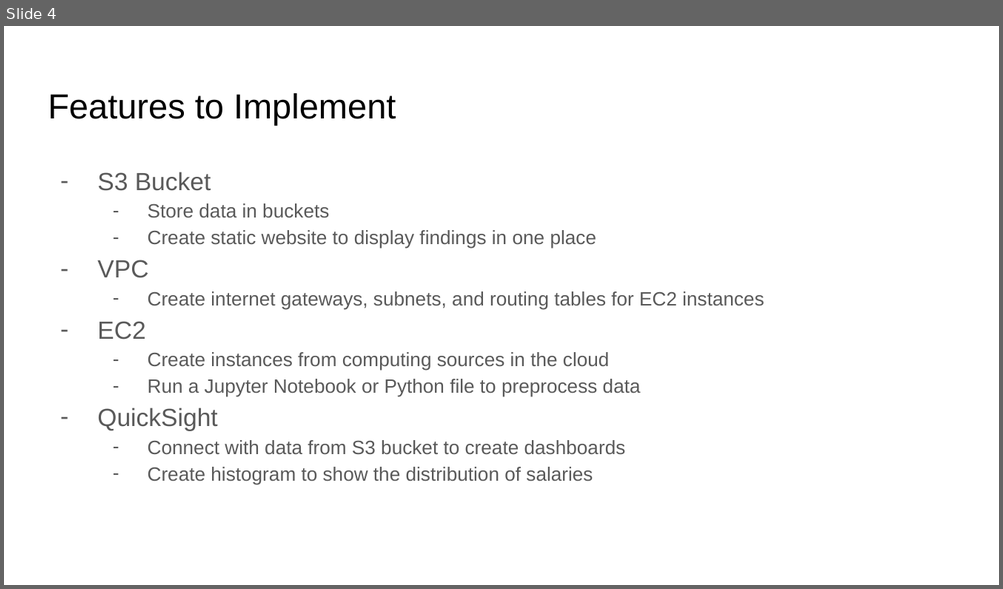
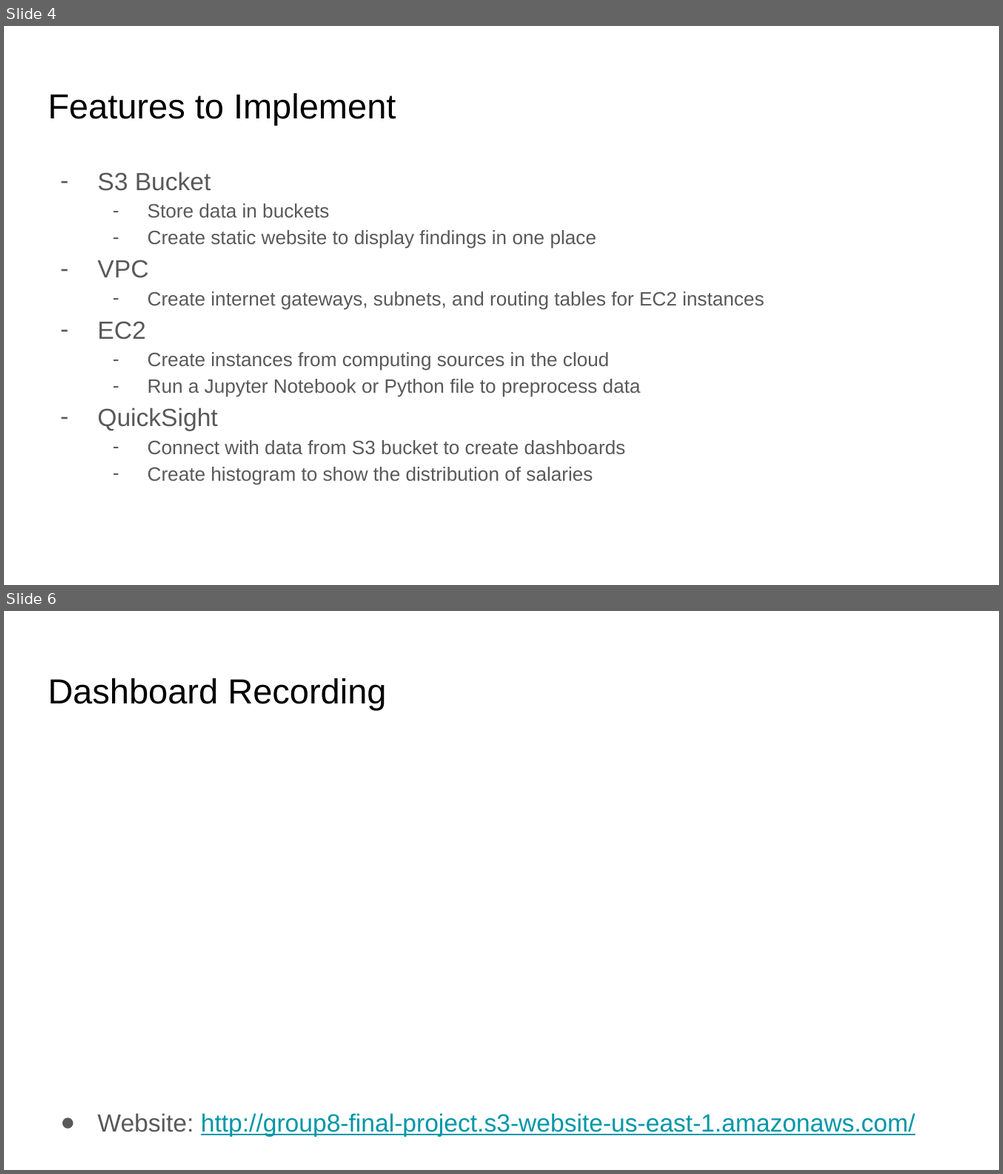
Before and after one commit to JupiK9/SP25-CC-group8, a slide deck: Cloud Computing Presentation.pptx. Shown one above the other, each under a label of ours: slide 4 before the commit, slides 4 and 6 after it; the slides between them are not shown. The pictures are 1003x589 and 1003x1174 pixels, drawn with LibreOffice and Linux fonts; fonts in the diff are those of the drawing; background and template pictures are left out. Boxes give left, top, right and bottom in pixels: in the first picture for what was removed or moved away, otherwise in the second. Text is boxed around its words. In the diff, an @@ line names an element or a change of style, - is before the commit and + after.

```diff
--- a/Cloud Computing Presentation.pptx
+++ b/Cloud Computing Presentation.pptx
@@ slide 6 added at [4,611,999,1170], background #FFFFFF @@
@@ title added at [48,678,386,710], 25.2 pt, text #000000 @@
+Dashboard Recording
@@ text added at [97,1113,915,1136], 18 pt, text #0097A7, underline @@
+● Website: http://group8-final-project.s3-website-us-east-1.amazonaws.com/
```
Also in this commit, not shown: 4 slides changed, 3 slides removed.
